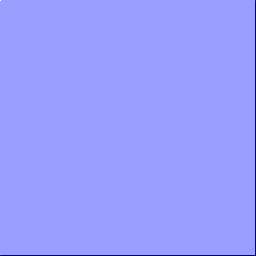
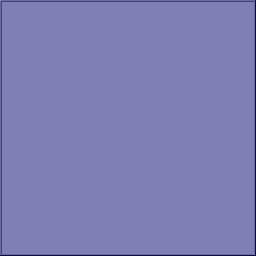
Two versions of the same layered image (256x256). Layer-by-layer changes:
added group "Layer Group #1" with 2 layers above "Layer Group" over [0, 0, 256, 256]
added layer "background copy" (50%) in group "Layer Group #1" over [0, 0, 256, 256]
added layer "borders2 #3" in group "Layer Group #1" over [0, 0, 256, 256]
moved "borders2 #2" into group "Layer Group" over [0, 0, 256, 256]
moved "background" into group "Layer Group" over [0, 0, 256, 256]
